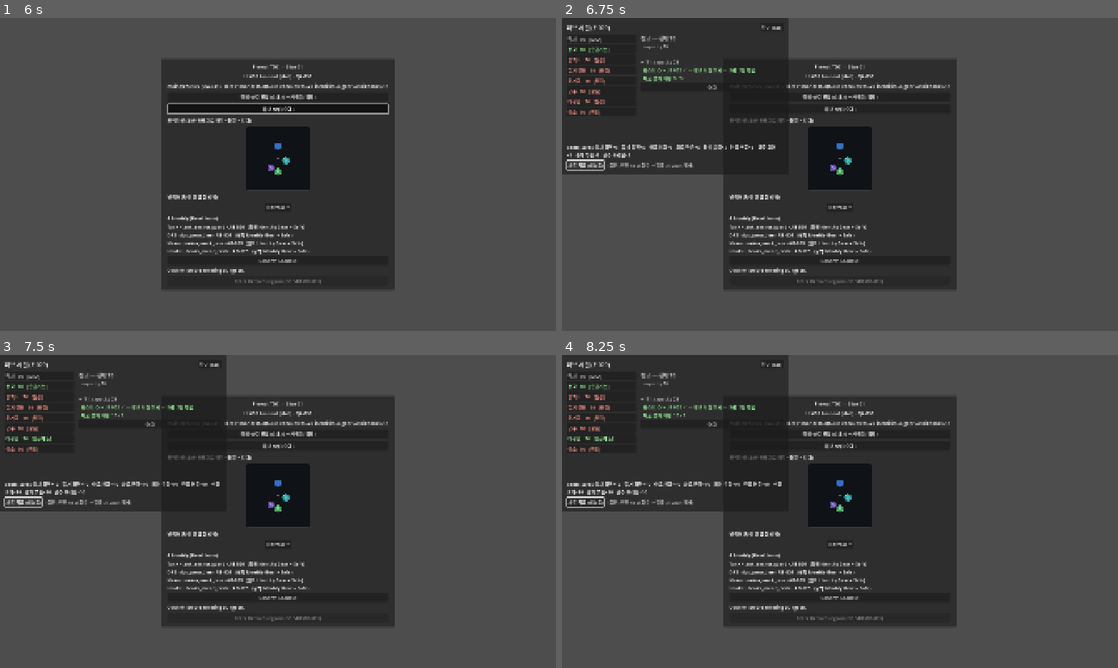
Above: before the commit, frames 1-4 (two rows, left to right).
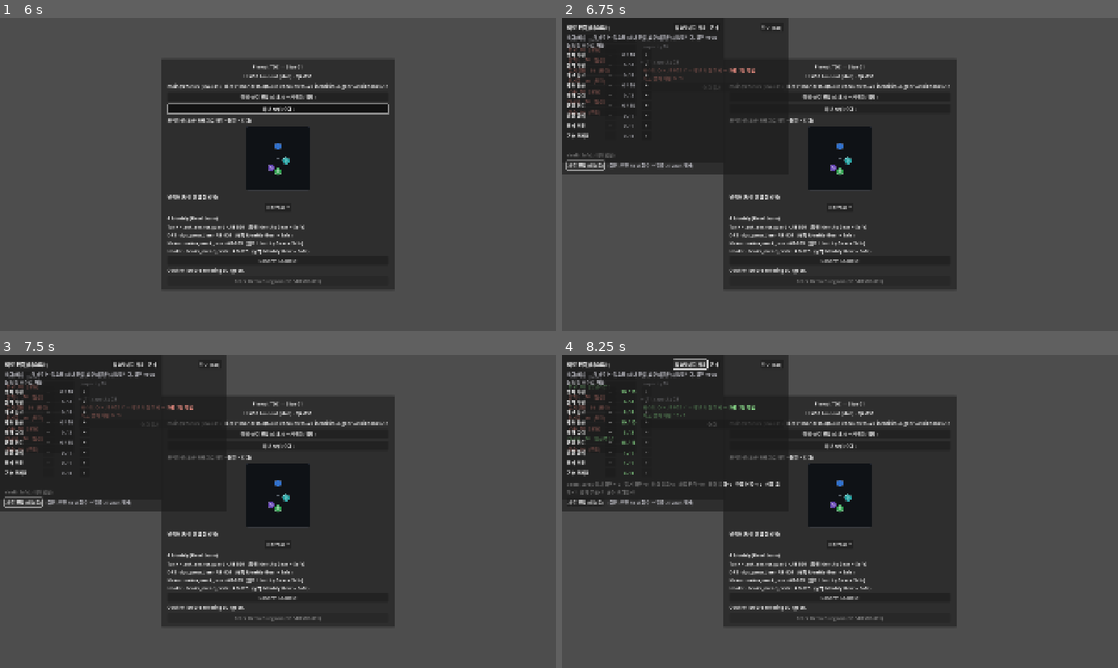
Above: after the commit, the same moments.

Repository: haepari1019/project_tdc_game
Game: Godot game, scene res://scenes/main.tscn
Same seed, same stepped clock (60 frames per second), same inputs: the game is played once before the commit and once after it.
Inputs (mouse positions are in pixels of both pictures, inside the frame that each line leads up to):
- Up to frame 1 (6 s): click "Normal" at 0.5 s; click "Normal" at 1.25 s; click "장비·스킬 편집 (스태시 → 캐릭터/백팩)" at 2 s; click "허브 시설 (승급)" at 2.75 s; click "Confirm Loadout" at 3.5 s; tap Enter at 4.25, 5.75 s; drag from (278, 158) to (333, 105) at 4.27 s; tap Space at 5 s; drag from (166, 190) to (250, 237) at 5.02 s; move the mouse to (333, 105) at 5.77 s; hold D (move_right) from 5.78 s (still down); hold G (toggle_formation_priority) from 5.78 s (still down); click (333, 105) at 5.92 s
- Up to frame 2 (6.75 s): release D (move_right) at 6.5 s; release G (toggle_formation_priority) at 6.5 s; click (584, 165) at 6.5 s, where only the run before the commit has a clickable "재료 지급 (테스트)"
- Up to frame 3 (7.5 s): click (22, 502) at 7.25 s, where only the run after the commit has a clickable "재료 편집 (테스트)"
- Up to frame 4 (8.25 s): click (689, 364) at 8 s, where only the run after the commit has a clickable "필요량까지 채움"

Frame 1 is identical in both runs. In frame 2, 2.4% of the frame differs, in the area x 0-39%, y 2-48%; in frame 3, 2.4%; in frame 4, 2.5%, in the area x 0-40%, y 1-49%.

Commit message:
feat: 재료 편집(테스트) 창 — 넣다/빼기 + 필요량 캡
"재료 지급(+5)" → "재료 편집(테스트)" 별도 오버레이로 교체(스태시 편집처럼 열림):
- 각 재료 −/+ 로 넣다/빼기 + "필요량까지 채움". HubProfile.remove_haul 신설.
- + 는 '필요량'(facility tier별 최대 단일 haul 요구)에서 비활성 → 반복 눌러도 초과 안 됨
  (splinter 10·plate 10·coal 15·ink 8·frame 8). vault_changed → 행 자동 갱신.

검증: 허브 부팅·cap 계산·ci_smoke PASS. IMPL-DEC-20260621-004 갱신.

Co-Authored-By: Claude Opus 4.8 <noreply@anthropic.com>

Diff:
--- a/scripts/autoload/hub_profile.gd
+++ b/scripts/autoload/hub_profile.gd
@@ -34,6 +34,18 @@
 
 func vault_count(id: String) -> int:
 	return int(hub_haul_vault.get(id, 0))
+
+
+## Remove haul from the Safe vault (테스트 편집 / 향후 분해 등). 0 이하면 제거.
+func remove_haul(id: String, qty: int = 1) -> void:
+	if id.is_empty() or qty <= 0:
+		return
+	var left := vault_count(id) - qty
+	if left > 0:
+		hub_haul_vault[id] = left
+	else:
+		hub_haul_vault.erase(id)
+	vault_changed.emit()
 
 
 func set_quest_completed(quest_id: String, done: bool = true) -> void:
--- a/scripts/ui/hub_facilities_panel.gd
+++ b/scripts/ui/hub_facilities_panel.gd
@@ -12,6 +12,8 @@
 var _detail: VBoxContainer
 var _vault: Label
 var _sel: String = "stash"
+var _haul_editor: Control = null   # 재료 편집(테스트) 오버레이 (lazy)
+var _haul_rows: VBoxContainer = null
 # Runtime path (not the parse-time global) so a stale editor that hasn't re-registered the
 # newly-added HubProfile autoload still compiles + runs. (Same pattern as main.gd Stash/RunLoadout.)
 @onready var _hub: Node = get_node_or_null("/root/HubProfile")
@@ -70,10 +72,10 @@
 
 	var devrow := HBoxContainer.new()
 	root.add_child(devrow)
-	var grant := Button.new()
-	grant.text = "재료 지급 (테스트)"
-	grant.pressed.connect(_dev_grant_haul)
-	devrow.add_child(grant)
+	var edit_haul := Button.new()
+	edit_haul.text = "재료 편집 (테스트)"
+	edit_haul.pressed.connect(_open_haul_editor)
+	devrow.add_child(edit_haul)
 	var hint := Label.new()
 	hint.text = "  (실전: 던전 haul 회수 → 탈출 시 vault 적재)"
 	hint.modulate = DIM
@@ -129,6 +131,8 @@
 		_list.add_child(btn)
 	_refresh_detail()
 	_refresh_vault()
+	if _haul_editor != null and _haul_editor.visible:
+		_refresh_haul_editor()
 
 
 func _refresh_detail() -> void:
@@ -185,9 +189,122 @@
 	_vault.text = "Vault (Safe): " + "   ".join(parts)
 
 
-func _dev_grant_haul() -> void:
+## 재료 편집(테스트) 오버레이 — 각 재료를 넣다/빼기. 스태시 편집처럼 별도 창으로 열린다.
+func _open_haul_editor() -> void:
+	if _haul_editor == null:
+		_build_haul_editor()
+	_haul_editor.visible = true
+	_refresh_haul_editor()
+
+
+func _build_haul_editor() -> void:
+	_haul_editor = Control.new()
+	_haul_editor.set_anchors_preset(Control.PRESET_FULL_RECT)
+	add_child(_haul_editor)
+	var dim := ColorRect.new()
+	dim.color = Color(0, 0, 0, 0.55)
+	dim.set_anchors_preset(Control.PRESET_FULL_RECT)
+	dim.mouse_filter = Control.MOUSE_FILTER_STOP
+	_haul_editor.add_child(dim)
+	var cc := CenterContainer.new()
+	cc.set_anchors_preset(Control.PRESET_FULL_RECT)
+	cc.mouse_filter = Control.MOUSE_FILTER_IGNORE
+	_haul_editor.add_child(cc)
+	var win := PanelContainer.new()
+	win.custom_minimum_size = Vector2(560, 500)
+	cc.add_child(win)
+	var mg := MarginContainer.new()
+	for s in ["margin_left", "margin_right", "margin_top", "margin_bottom"]:
+		mg.add_theme_constant_override(s, 16)
+	win.add_child(mg)
+	var v := VBoxContainer.new()
+	v.add_theme_constant_override("separation", 6)
+	mg.add_child(v)
+	var tb := HBoxContainer.new()
+	v.add_child(tb)
+	var t := Label.new()
+	t.text = "재료 편집 (테스트)"
+	t.add_theme_font_size_override("font_size", 18)
+	t.size_flags_horizontal = Control.SIZE_EXPAND_FILL
+	tb.add_child(t)
+	var fill := Button.new()
+	fill.text = "필요량까지 채움"
+	fill.pressed.connect(_haul_fill_all)
+	tb.add_child(fill)
+	var cl := Button.new()
+	cl.text = "닫기"
+	cl.pressed.connect(func() -> void: _haul_editor.visible = false)
+	tb.add_child(cl)
+	var note := Label.new()
+	note.text = "넣다/빼기 — 각 재료는 '필요량'(최대 단일 요구)까지만 채워집니다. 실전 vault는 던전 회수로 채움."
+	note.modulate = DIM
+	note.autowrap_mode = TextServer.AUTOWRAP_WORD_SMART
+	v.add_child(note)
+	_haul_rows = VBoxContainer.new()
+	_haul_rows.add_theme_constant_override("separation", 4)
+	v.add_child(_haul_rows)
+
+
+func _refresh_haul_editor() -> void:
+	if _haul_rows == null:
+		return
+	for c in _haul_rows.get_children():
+		c.queue_free()
 	for hid in Slice01Data.get_haul_material_ids():
-		_hub.add_haul(String(hid), 5)   # +5 each (test) → vault_changed → _refresh
+		var id: String = hid
+		var cap: int = _max_needed(id)
+		var have: int = _hub.vault_count(id)
+		var row := HBoxContainer.new()
+		var nm := Label.new()
+		nm.text = String(Slice01Data.get_haul_material(id).get("display", id))
+		nm.custom_minimum_size = Vector2(130, 0)
+		row.add_child(nm)
+		var minus := Button.new()
+		minus.text = "−"
+		minus.custom_minimum_size = Vector2(36, 0)
+		minus.disabled = have <= 0
+		minus.pressed.connect(_hub.remove_haul.bind(id, 1))
+		row.add_child(minus)
+		var cnt := Label.new()
+		cnt.text = "%d / %d" % [have, cap]
+		cnt.custom_minimum_size = Vector2(80, 0)
+		cnt.horizontal_alignment = HORIZONTAL_ALIGNMENT_CENTER
+		cnt.modulate = OK if have >= cap else DIM
+		row.add_child(cnt)
+		var plus := Button.new()
+		plus.text = "+"
+		plus.custom_minimum_size = Vector2(36, 0)
+		plus.disabled = have >= cap   # 필요량 이상으로는 안 들어감
+		plus.pressed.connect(_haul_inc.bind(id, cap))
+		row.add_child(plus)
+		_haul_rows.add_child(row)
+
+
+## +1, but never above the material's max single requirement (cap).
+func _haul_inc(id: String, cap: int) -> void:
+	if _hub.vault_count(id) < cap:
+		_hub.add_haul(id, 1)
+
+
+## Top every material up to its cap (idempotent — repeated presses don't overfill).
+func _haul_fill_all() -> void:
+	for hid in Slice01Data.get_haul_material_ids():
+		var id: String = hid
+		var deficit: int = _max_needed(id) - _hub.vault_count(id)
+		if deficit > 0:
+			_hub.add_haul(id, deficit)
+
+
+## A material's '필요량' = the largest single haul requirement across all facility tiers (so you can
+## afford the most demanding single upgrade, but the test grant never piles past it).
+func _max_needed(id: String) -> int:
+	var m := 0
+	for fid in FACILITY_ORDER:
+		for t in Slice01Data.get_facility_def(fid).get("tiers", []):
+			var need: int = int((t as Dictionary).get("haul", {}).get(id, 0))
+			if need > m:
+				m = need
+	return maxi(m, 1)
 
 
 func _lbl(text: String, col: Color, size: int = 0) -> void:
Not shown, changed: docs/impl_decisions/ImplDecisionLog.md
